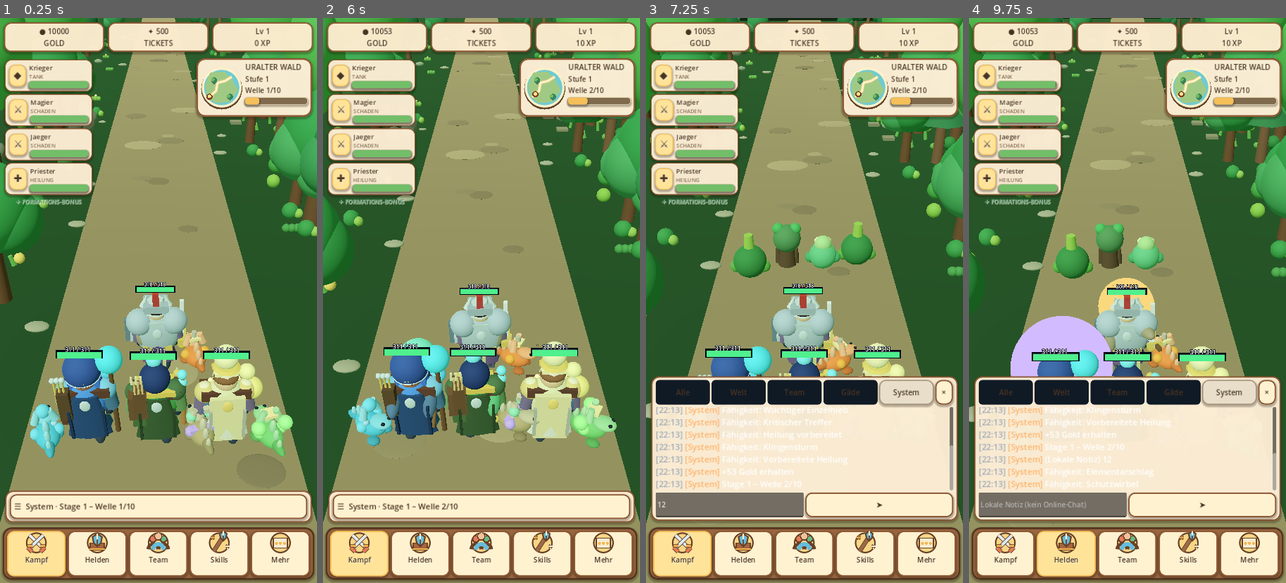
Above: before the commit, frames 1-4 (left to right).
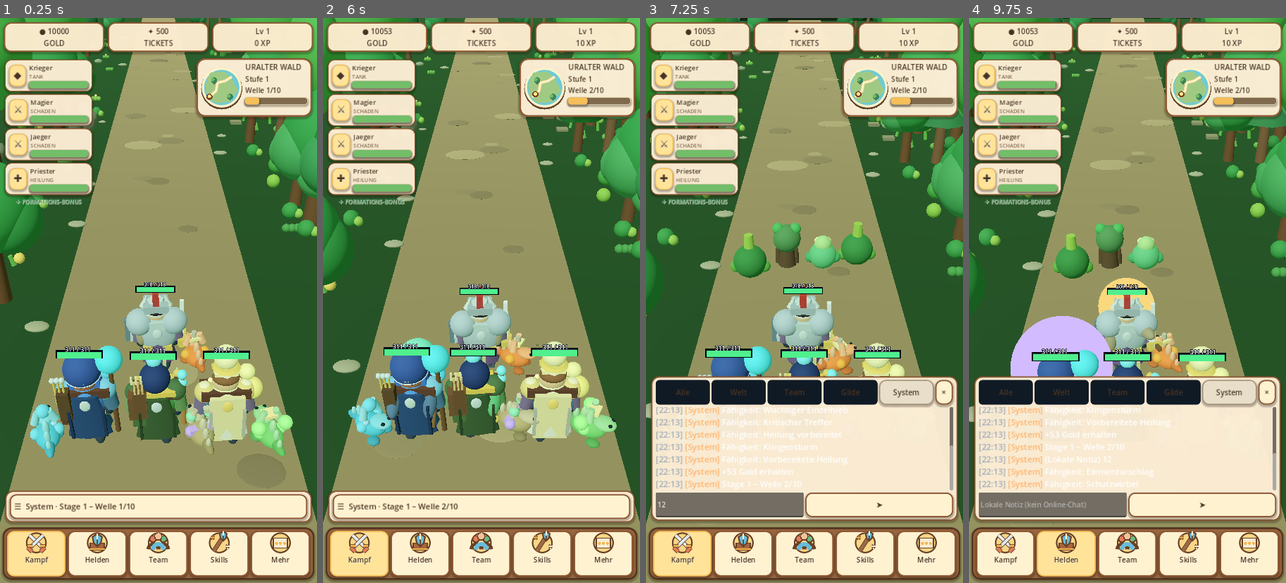
Above: after the commit, the same moments.

Repository: xynewageyx/TitanLegend
Game: Godot game, scene res://scenes/main.tscn
Same seed, same stepped clock (60 frames per second), same inputs: the game is played once before the commit and once after it.
Inputs (mouse positions are in pixels of both pictures, inside the frame that each line leads up to):
- Up to frame 1 (0.25 s): no input
- Up to frame 2 (6 s): click "☰ System · Stage 1 – Welle 1/…" at 0.5 s; click (405, 503) at 1.27 s; type "12" at 1.35 s; click "Welt" at 2 s; click "Alle" at 2.75 s; click "Team" at 3.5 s; click "Gilde" at 4.25 s; click "System" at 5 s; click "×" at 5.75 s
- Up to frame 3 (7.25 s): click "☰ System · Stage 1 – Welle 2/…" at 6.5 s
- Up to frame 4 (9.75 s): click "➤" at 7.25 s; click (1003, 554) at 8 s; click (1067, 554) at 8.75 s; click "✕" at 9.5 s

The runs differ from the first frame. In frame 1, 0.3% of the frame differs, in the area x 22-76%, y 52-70%; in frame 2, 0.2%; in frame 3, less than 0.1%; in frame 4, less than 0.1%.

Commit message:
Refine hero proportions with narrower torsos and more expressive heads

Diff:
--- a/scripts/team_formation.gd
+++ b/scripts/team_formation.gd
@@ -524,17 +524,18 @@
 func _build_hero(hero: Node3D, role: int, color: Color) -> void:
  # Update 66: rounded torso and articulated limbs replace the old rigid cubes.
  var torso: MeshInstance3D = VisualFactory.sphere(hero, 0.52, Vector3(0, 1.25, 0), color)
- torso.scale = Vector3(1.05, 1.38, 0.72)
+ torso.scale = Vector3(0.94, 1.26, 0.69)
  var waist: MeshInstance3D = VisualFactory.sphere(hero, 0.35, Vector3(0, 0.80, 0), color.darkened(0.16))
  waist.scale = Vector3(1.14, 0.65, 0.83)
  var head: MeshInstance3D = VisualFactory.sphere(hero, 0.29, Vector3(0, 1.94, 0), Color("#f0c3a0"))
  head.name = "HeroHead"
+ head.scale = Vector3(1.12, 1.16, 0.92)
  # Update 121: readable facial features and layered silhouette in portrait view.
  # Reuse low-poly primitives; no texture or shader imports required on Android.
  var hair_color: Color = Color("#423329") if role == 0 else (Color("#61482e") if role == 1 else (Color("#313c34") if role == 2 else Color("#b5a16e")))
  var hair: MeshInstance3D = VisualFactory.sphere(hero, 0.295, Vector3(0, 2.075, 0.055), hair_color)
  hair.name = "HeroHair"
- hair.scale = Vector3(1.04, 0.48, 0.90)
+ hair.scale = Vector3(1.12, 0.52, 0.94)
  for eye_side in [-1.0, 1.0]:
   VisualFactory.sphere(hero, 0.042, Vector3(eye_side * 0.105, 1.97, -0.272), Color("#1e2633"))
   VisualFactory.sphere(hero, 0.055, Vector3(eye_side * 0.105, 2.035, -0.267), hair_color)
